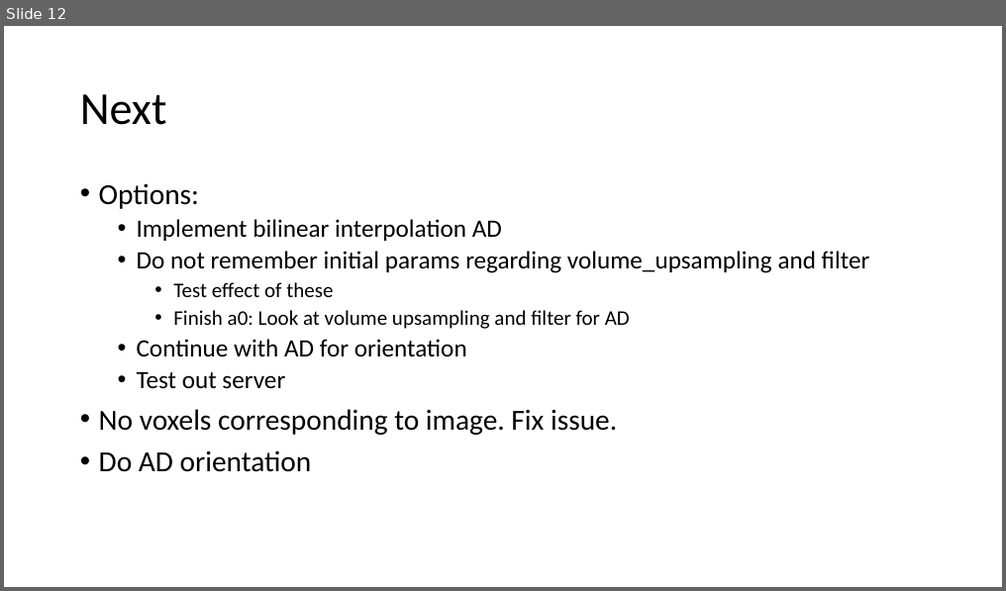
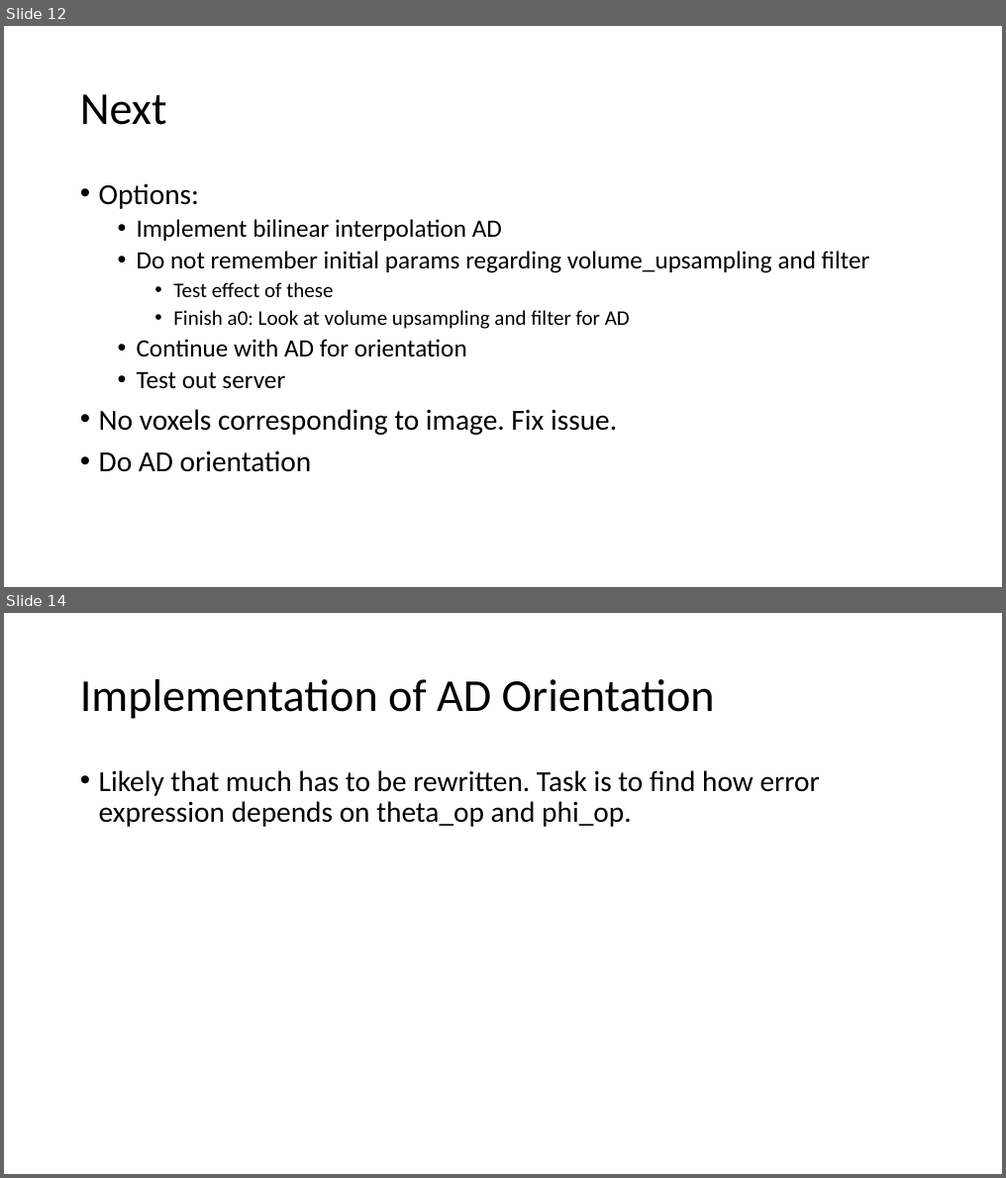
Before and after one commit to RubenDragland/XRD_CT, a slide deck: Doc/20220928 Pres AD Implementation.pptx. Shown one above the other, each under a label of ours: slide 12 before the commit, slides 12 and 14 after it; the slides between them are not shown. The pictures are 1006x591 and 1006x1178 pixels, drawn with LibreOffice and Linux fonts; fonts in the diff are those of the drawing. Boxes give left, top, right and bottom in pixels: in the first picture for what was removed or moved away, otherwise in the second. Text is boxed around its words. In the diff, an @@ line names an element or a change of style, - is before the commit and + after.

```diff
--- a/Doc/20220928 Pres AD Implementation.pptx
+++ b/Doc/20220928 Pres AD Implementation.pptx
@@ slide 14 added at (4,613,1002,1174), background #FFFFFF @@
@@ title added at (80,679,715,719), 44 pt, text #000000 @@
+Implementation of AD Orientation
@@ text added at (99,770,820,827), 28 pt, text #000000 @@
+• Likely that much has to be rewritten. Task is to find how error expression depends on theta_op and phi_op.
```
Also in this commit, not shown: 1 other slide added.
